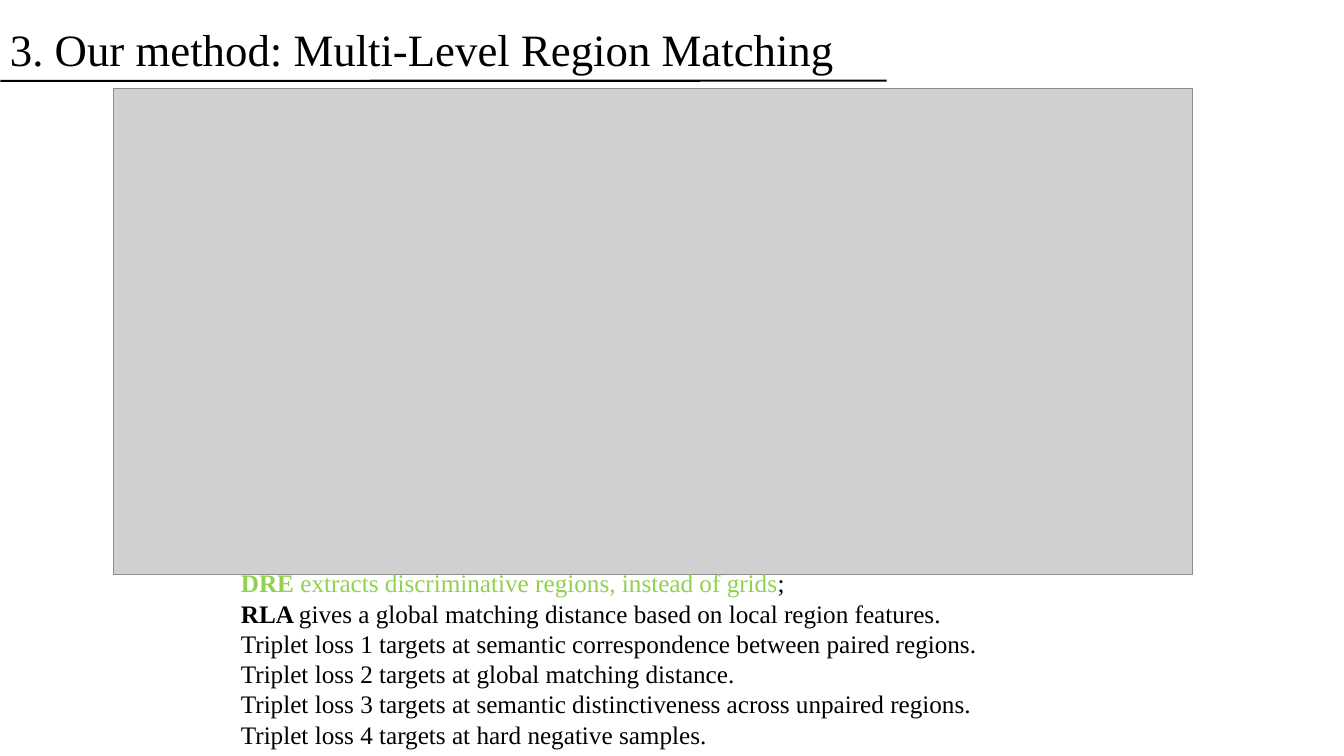
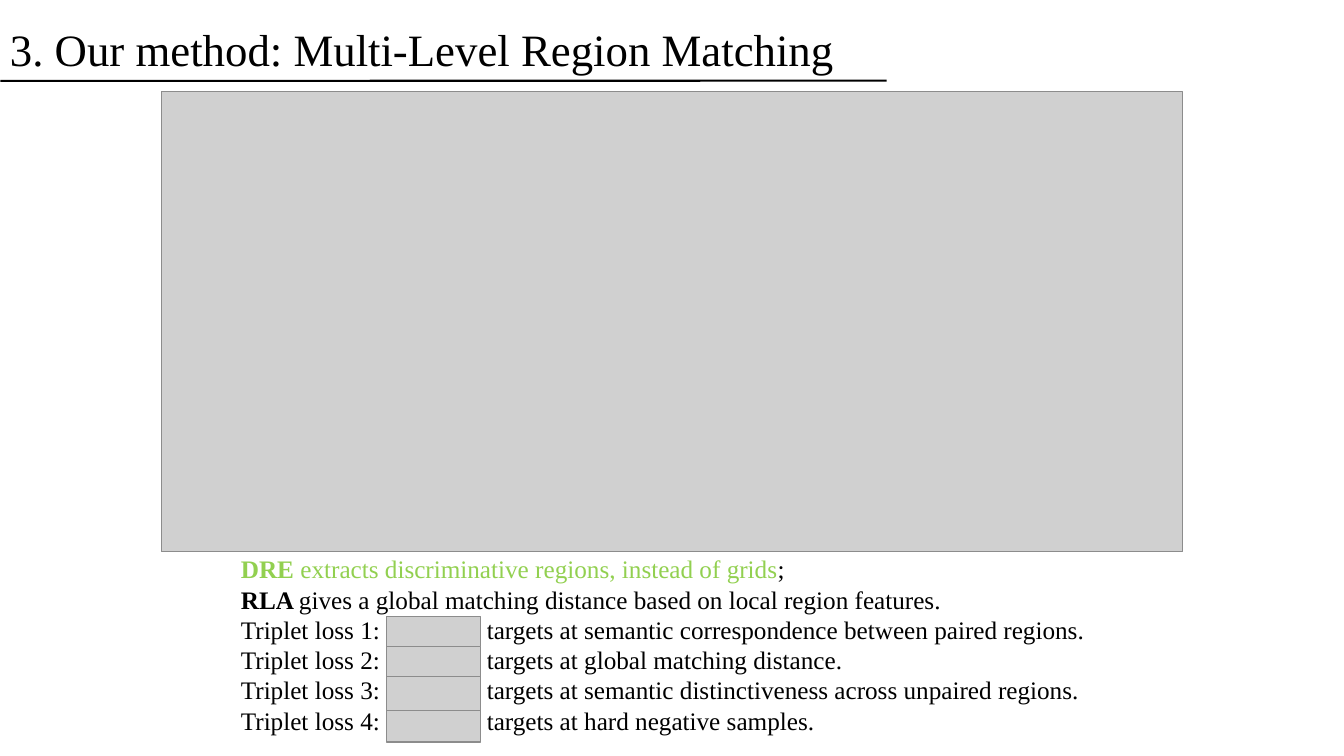
Before and after one commit to 1069066484/PeronalOpenFiles, a slide deck: slide 6 of PPT_ACMMM22_Multi_Level_Region_Matching_for_Fine_Grained_Sketch_Based_Image_Retrieval.pptx. Drawn at 1344x756 pixels with LibreOffice and Linux fonts; fonts in the diff are those of the drawing; grey boxes stand for pictures. Boxes give left, top, right and bottom in pixels: in the first picture for what was removed or moved away, otherwise in the second. Text is boxed around its words. In the diff, an @@ line names an element or a change of style, - is before the commit and + after.

```diff
--- a/PPT_ACMMM22_Multi_Level_Region_Matching_for_Fine_Grained_Sketch_Based_Image_Retrieval.pptx
+++ b/PPT_ACMMM22_Multi_Level_Region_Matching_for_Fine_Grained_Sketch_Based_Image_Retrieval.pptx
@@ picture: place and size @@
-picture at bbox=[114, 89, 1193, 575]
+picture at bbox=[161, 92, 1184, 553]
@@ text "DRE extracts discriminative regions, instead ...": place and size @@
-text "DRE extracts discriminative regions, instead ..." at bbox=[241, 572, 976, 750]
+text "DRE extracts discriminative regions, instead ..." at bbox=[241, 560, 1083, 736]
@@ text at bbox=[241, 621, 1083, 736]: text changed @@
-Triplet loss 1 targets at semantic correspondence between paired regions.
-Triplet loss 2 targets at global matching distance.
-Triplet loss 3 targets at semantic distinctiveness across unpaired regions.
-Triplet loss 4 targets at hard negative samples.
+Triplet loss 1: targets at semantic correspondence between paired regions.
+Triplet loss 2: targets at global matching distance.
+Triplet loss 3: targets at semantic distinctiveness across unpaired regions.
+Triplet loss 4: targets at hard negative samples.
@@ picture added at bbox=[387, 616, 482, 646] @@
@@ picture added at bbox=[387, 646, 482, 677] @@
@@ picture added at bbox=[386, 678, 481, 711] @@
@@ picture added at bbox=[386, 711, 481, 742] @@
```
Also in this commit, not shown: 2 other slides changed, 5 other files.
